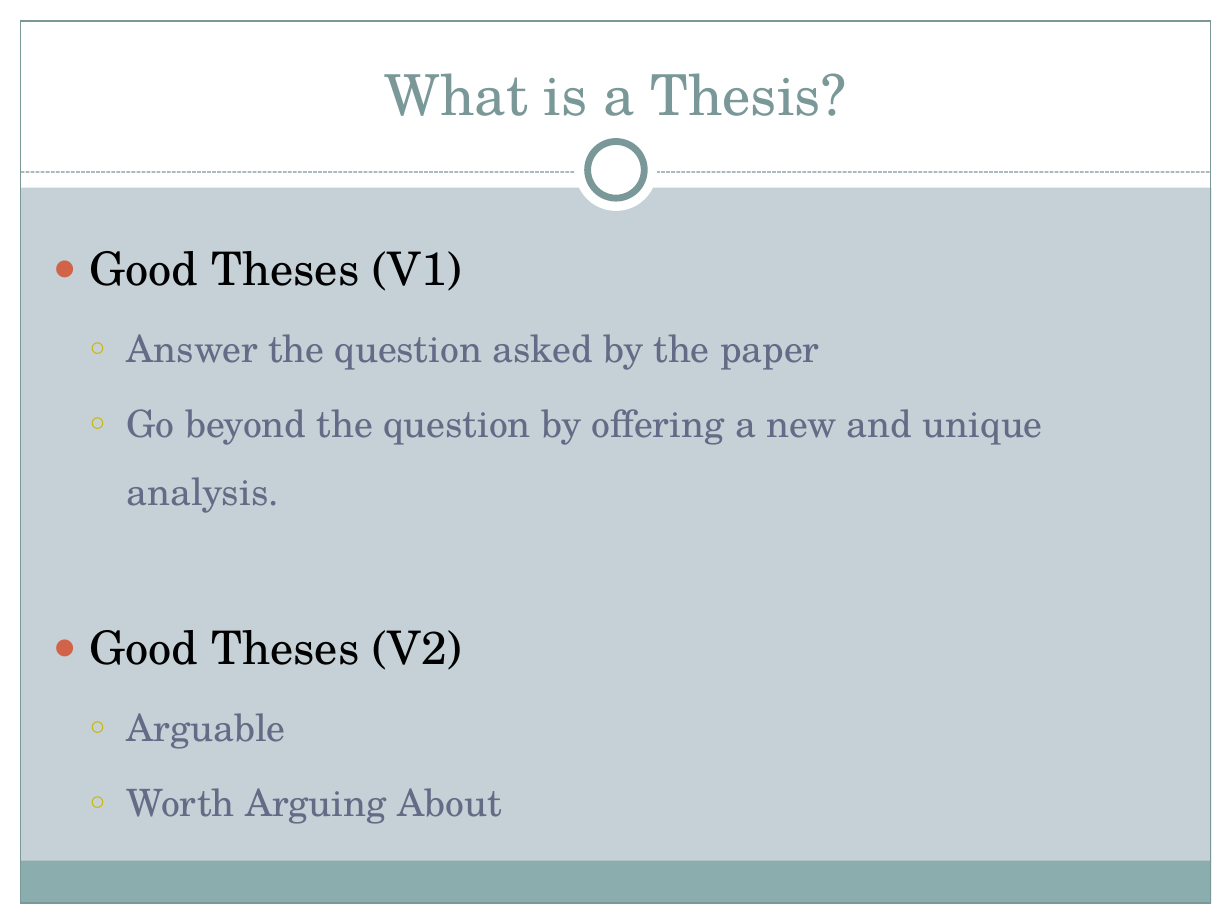
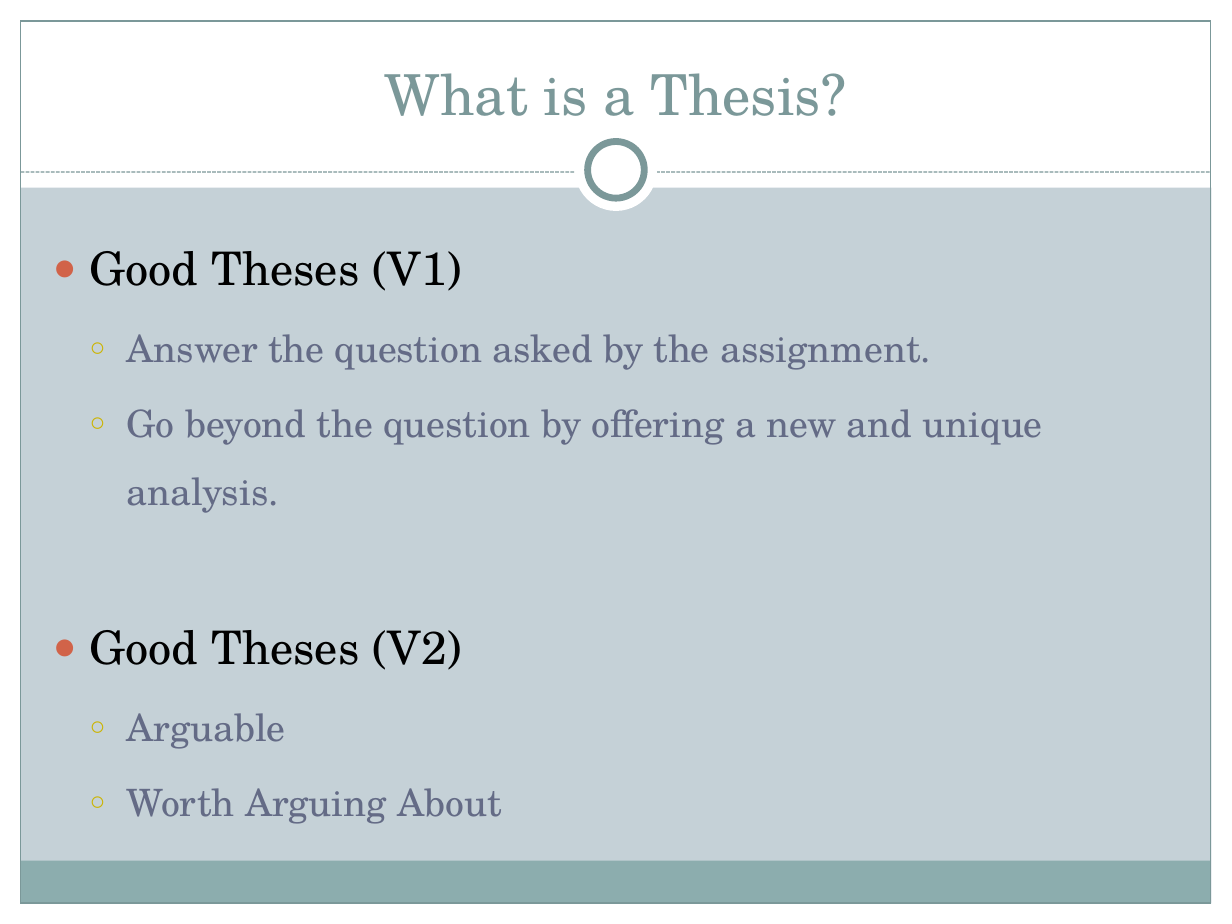
Before and after one commit to halperta/halperta.github.io, a slide deck: slide 14 of rhe306-spring2014/documents/thesisLecture.pptx (slide 13 before the commit). Drawn at 1232x924 pixels with LibreOffice and Linux fonts; fonts in the diff are those of the drawing. Boxes give left, top, right and bottom in pixels: in the first picture for what was removed or moved away, otherwise in the second. Text is boxed around its words. In the diff, an @@ line names an element or a change of style, - is before the commit and + after.

```diff
--- a/rhe306-spring2014/documents/thesisLecture.pptx
+++ b/rhe306-spring2014/documents/thesisLecture.pptx
@@ text at (127, 334, 931, 370): text changed @@
-  ○ Answer the question asked by the paper
+  ○ Answer the question asked by the assignment.
```
Also in this commit, not shown: 1 other slide changed, 1 slide added, 1 other file.
